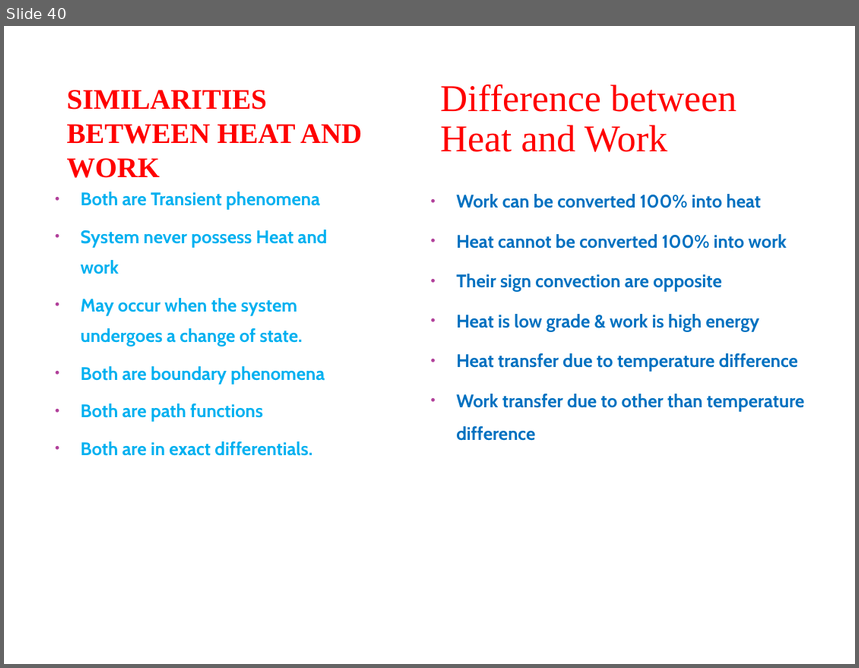
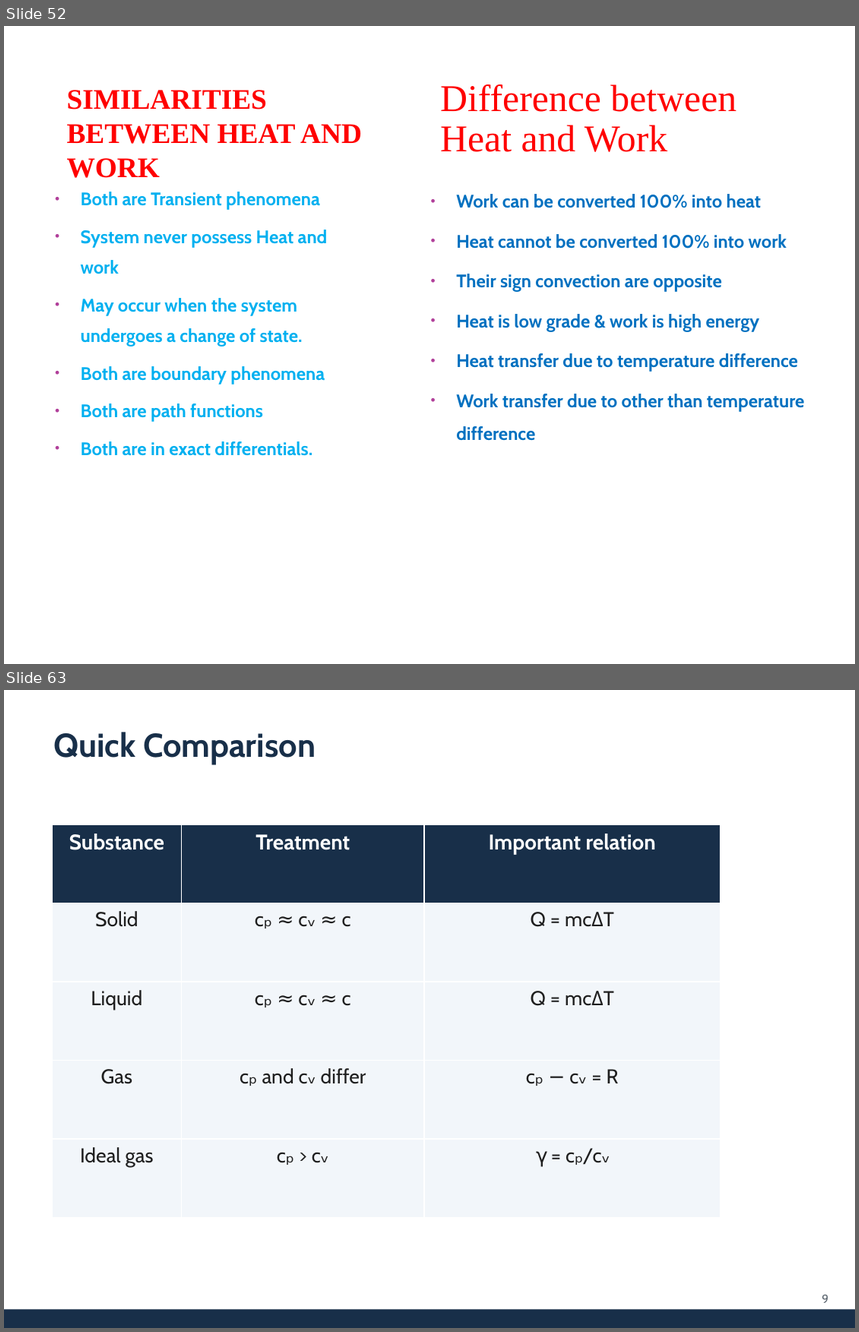
Before and after one commit to SidonTheTroll/3rd-sem-grinding, a slide deck: Engineering Thermodynamics/1 - Introduction to Thermodynamics/ET-UNIT 1.pptx. Shown one above the other, each under a label of ours: slide 40 before the commit, slides 52 and 63 after it; the slides between them are not shown. The pictures are 859x668 and 859x1332 pixels, drawn with LibreOffice and Linux fonts; fonts in the diff are those of the drawing; background and template pictures are left out. Boxes give left, top, right and bottom in pixels: in the first picture for what was removed or moved away, otherwise in the second. Text is boxed around its words. In the diff, an @@ line names an element or a change of style, - is before the commit and + after.

```diff
--- a/Engineering Thermodynamics/1 - Introduction to Thermodynamics/ET-UNIT 1.pptx
+++ b/Engineering Thermodynamics/1 - Introduction to Thermodynamics/ET-UNIT 1.pptx
@@ slide 63 added at <box>4,690,855,1328</box>, background #FFFFFF @@
@@ text added at <box>54,732,316,764</box>, 28 pt, text #182F49, bold @@
+Quick Comparison
@@ table added at <box>52,825,720,1217</box>, 5 rows, 3 columns @@
+Substance | Treatment | Important relation
+Solid | cₚ ≈ cᵥ ≈ c | Q = mcΔT
+Liquid | cₚ ≈ cᵥ ≈ c | Q = mcΔT
+Gas | cₚ and cᵥ differ | cₚ − cᵥ = R
+Ideal gas | cₚ > cᵥ | γ = cₚ/cᵥ
@@ text added at <box>822,1295,829,1303</box>, 10 pt, text #5A646E @@
+9
@@ rectangle added at <box>4,1309,855,1328</box>, fill #182F49 @@
@@ what was slide 40 is now slide 52 @@
```
Also in this commit, not shown: 12 other slides added, 1 slide removed, 34 other files.
